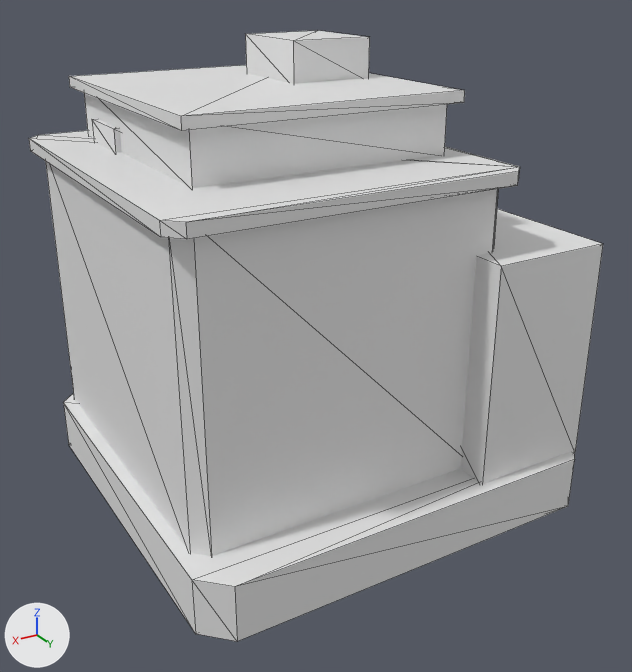
One commit to the OBJ model Assets/Resources/Meshes/zsr_city_1_0.obj: the scene before it, then after it.
Both versions are drawn from a 50 mm lens placed at (0.988, 1.687, 1.202), pointed at (0.012, 0.061, 0.389). Arrows for +X, +Y and +Z are at lower left; the lights stay in place. The older version comes first. Mesh edges are drawn as thin lines. Where no turn or scale is listed for an object, it has been applied to the vertices. Vertices at exactly the same position are counted once.

In view in the first picture: 'City_1_0'.
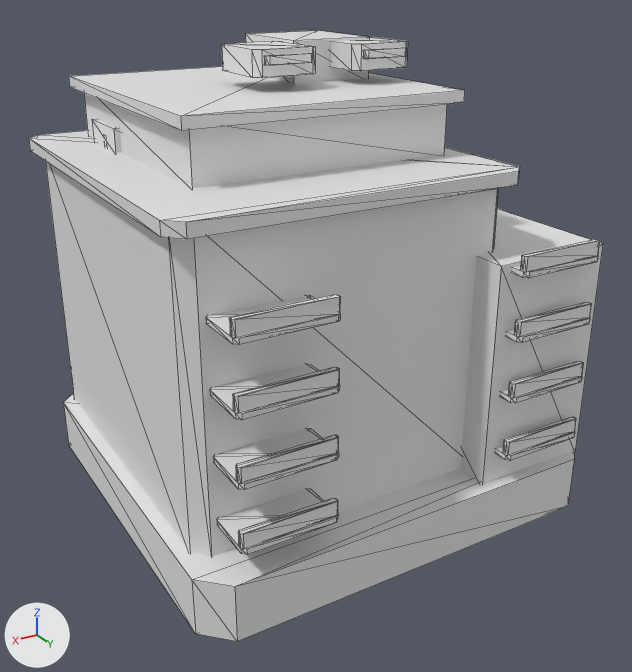
Edits to the bpy script that builds the scene:
```text
Change me_city_1_0:
    used by ob_city_1_0; location = (0.0, 0.0, 0.0)
    remove me_city_1_0.from_pydata(...)  # 88 vertices, 144 faces; spans x -0.5..0.5, y -0.485..0.48, z 0.0..1.04
    add me_city_1_0.from_pydata(...)  # 408 vertices, 732 faces; spans x -0.5..0.5, y -0.485..0.49, z 0.0..1.04
    me_city_1_0 part 1: 120 vertices added at x -0.425..-0.215, y 0.37..0.49, z 0.2..0.664
    me_city_1_0 part 2: 120 vertices added at x 0.215..0.425, y 0.37..0.49, z 0.2..0.664
    me_city_1_0 part 3: 80 vertices added at x -0.245..0.372, y -0.273..0.058, z 0.14..1.035
```

What differs and where, as boxes [x1, y1, x2, y2] in the pictures (632 x 672 px):
part 1 of me_city_1_0, added: after [495, 239, 600, 460]
part 2 of me_city_1_0, added: after [206, 294, 341, 555]
part 3 of me_city_1_0, added: after [222, 37, 408, 78]
